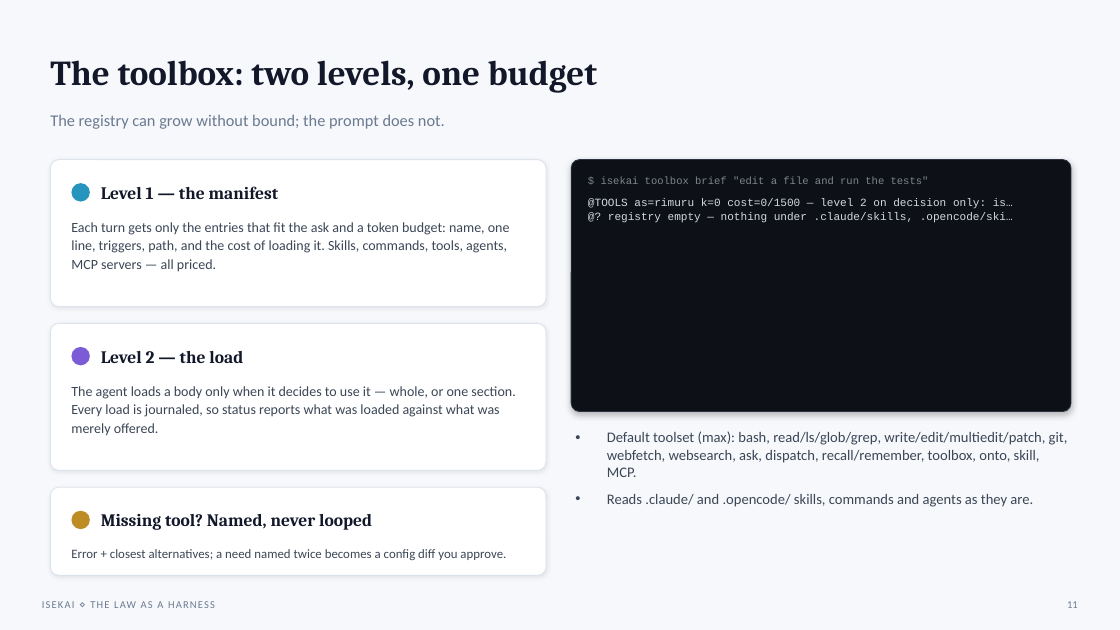
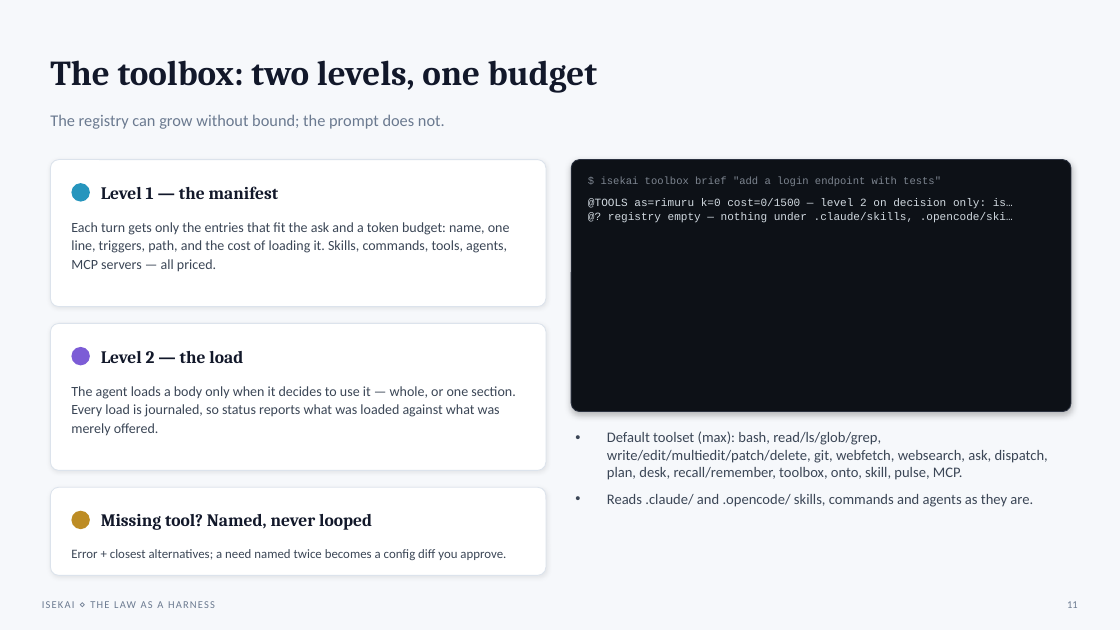
Before and after one commit to Kaginari/isekai, a slide deck: slide 11 of presentations/isekai-binary.pptx. Drawn at 1120x630 pixels with LibreOffice and Linux fonts; fonts in the diff are those of the drawing. Boxes give left, top, right and bottom in pixels: in the first picture for what was removed or moved away, otherwise in the second. Text is boxed around its words. In the diff, an @@ line names an element or a change of style, - is before the commit and + after.

```diff
--- a/presentations/isekai-binary.pptx
+++ b/presentations/isekai-binary.pptx
@@ text at [601,177,941,186]: text changed @@
-$ isekai toolbox brief "edit a file and run the tests"
+$ isekai toolbox brief "add a login endpoint with tests"
@@ text at [607,431,1048,480]: text changed @@
-• Default toolset (max): bash, read/ls/glob/grep, write/edit/multiedit/patch, git, webfetch, websearch, ask, dispatch, recall/remember, toolbox, onto, skill, MCP.
+• Default toolset (max): bash, read/ls/glob/grep, write/edit/multiedit/patch/delete, git, webfetch, websearch, ask, dispatch, plan, desk, recall/remember, toolbox, onto, skill, pulse, MCP.
```
Also in this commit, not shown: 11 other slides changed, 1 slide added, 1 slide removed, 2 other files.
